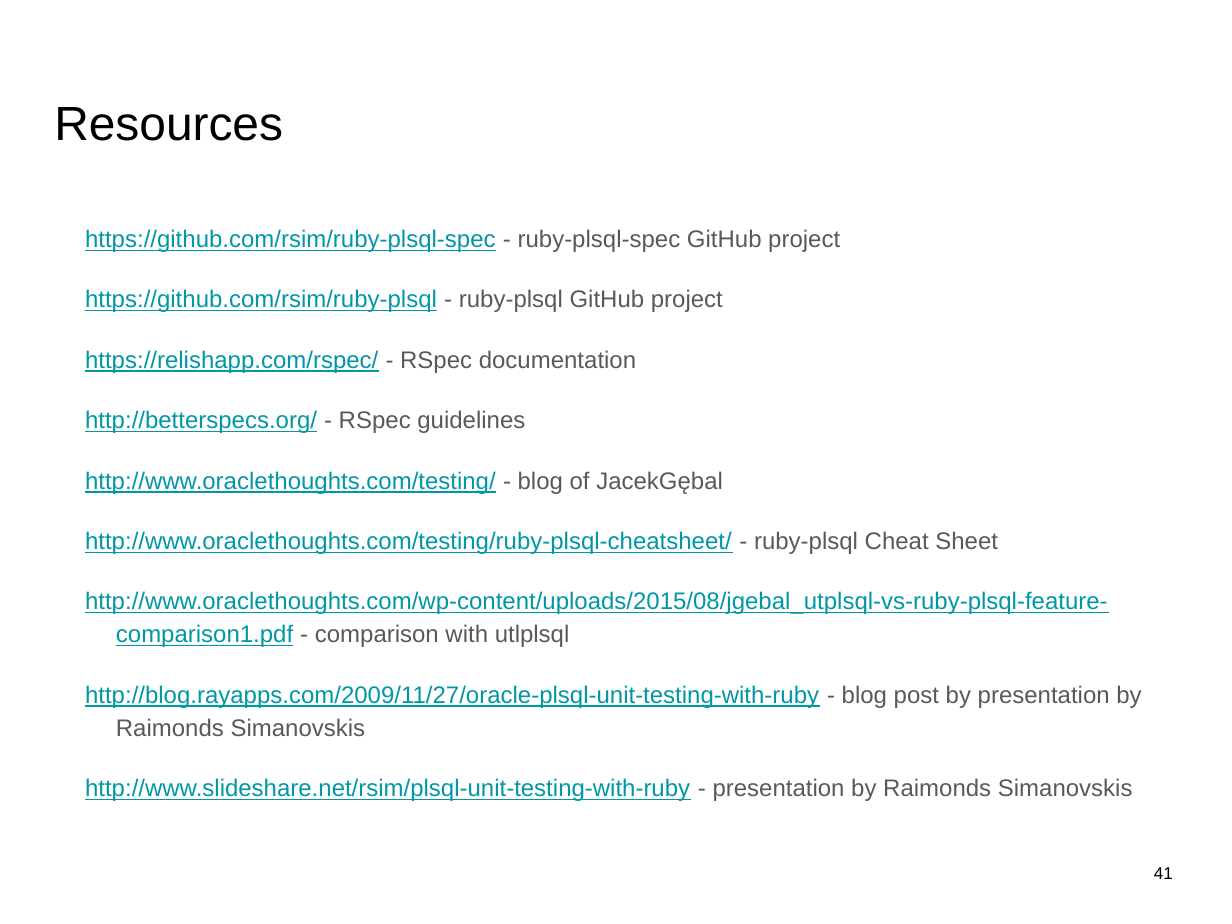
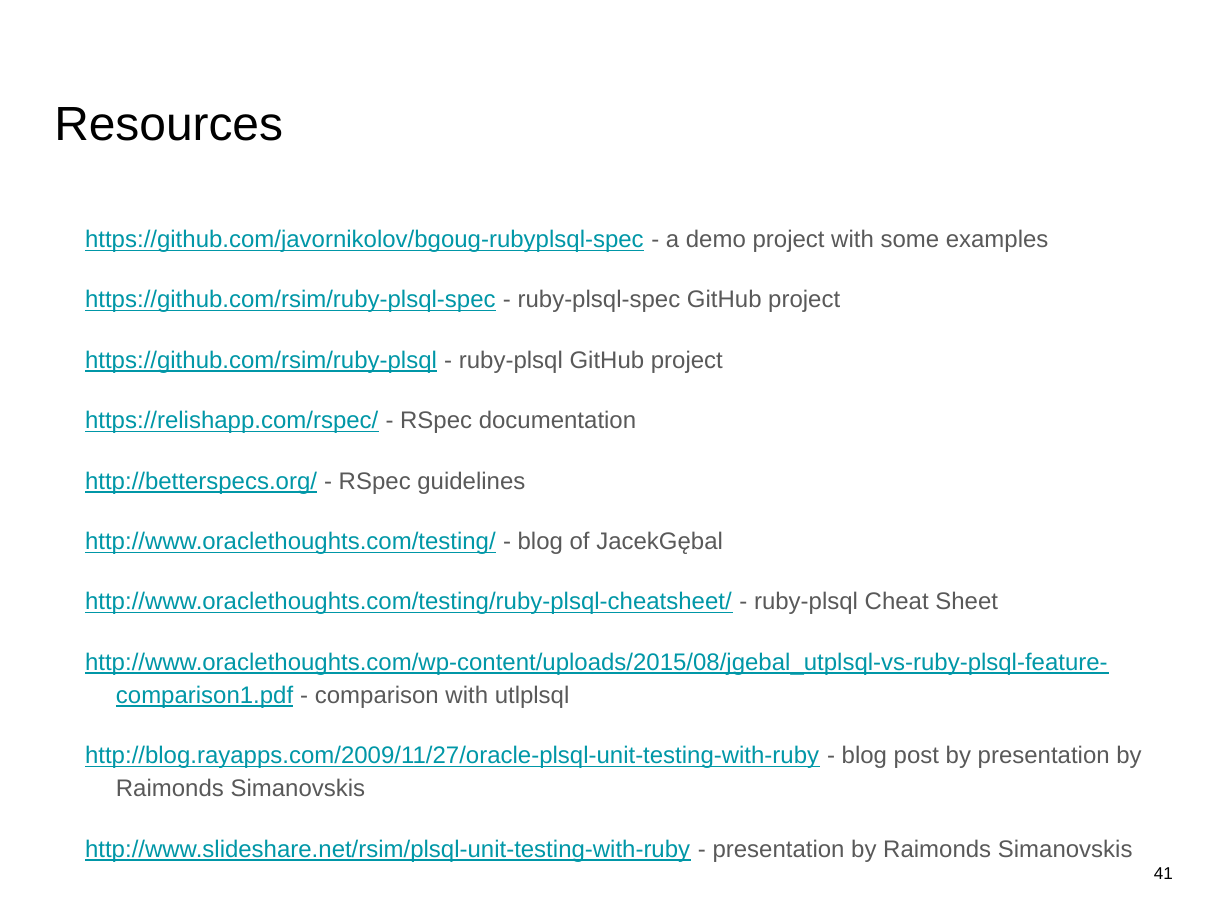
Before and after one commit to javornikolov/bgoug-rubyplsql-spec, a slide deck: slide 41 of Oracle PL-SQL unit testing with ruby-plsql-spec.pptx. Drawn at 1232x924 pixels with LibreOffice and Linux fonts; fonts in the diff are those of the drawing. Boxes give left, top, right and bottom in pixels: in the first picture for what was removed or moved away, otherwise in the second. Text is boxed around its words. In the diff, an @@ line names an element or a change of style, - is before the commit and + after.

```diff
--- a/Oracle PL-SQL unit testing with ruby-plsql-spec.pptx
+++ b/Oracle PL-SQL unit testing with ruby-plsql-spec.pptx
@@ text at [85, 229, 1049, 252]: paragraph added @@
+https://github.com/javornikolov/bgoug-rubyplsql-spec - a demo project with some examples
```
Also in this commit, not shown: 1 other file.
